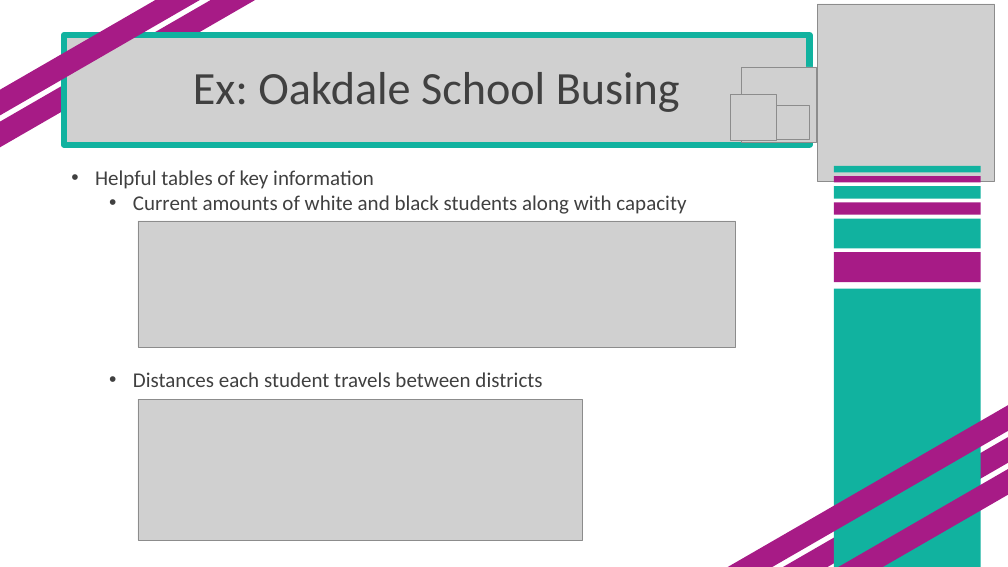
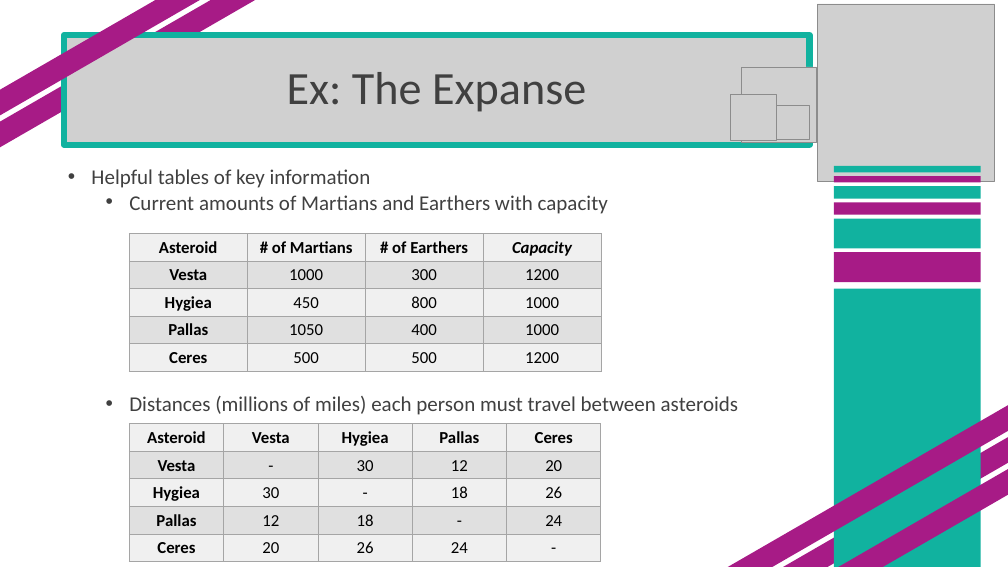
Before and after one commit to SuperMarioGiacomazzo/STOR305_WEBSITE, a slide deck: slide 17 of Lectures/Lecture 16/Lecture 16.pptx (slide 16 before the commit). Drawn at 1008x567 pixels with LibreOffice and Linux fonts; fonts in the diff are those of the drawing; grey boxes stand for pictures. Boxes give left, top, right and bottom in pixels: in the first picture for what was removed or moved away, otherwise in the second. Text is boxed around its words. In the diff, an @@ line names an element or a change of style, - is before the commit and + after.

```diff
--- a/Lectures/Lecture 16/Lecture 16.pptx
+++ b/Lectures/Lecture 16/Lecture 16.pptx
@@ title at (287,72,586,112): text changed @@
-Ex: Oakdale School Busing
+Ex: The Expanse
@@ text at (129,195,739,415): text changed @@
-  • Current amounts of white and black students along with capacity
-  • Distances each student travels between districts
+  • Current amounts of Martians and Earthers with capacity
+  • Distances (millions of miles) each person must travel between asteroids
@@ table added at (129,234,601,371), 5 rows, 4 columns @@
+Asteroid | # of Martians | # of Earthers | Capacity
+Vesta | 1000 | 300 | 1200
+Hygiea | 450 | 800 | 1000
+Pallas | 1050 | 400 | 1000
+Ceres | 500 | 500 | 1200
@@ picture removed at (138,221,736,347) @@
@@ picture removed at (138,399,582,540) @@
@@ table added at (129,423,602,561), 5 rows, 5 columns @@
+Asteroid | Vesta | Hygiea | Pallas | Ceres
+Vesta | - | 30 | 12 | 20
+Hygiea | 30 | - | 18 | 26
+Pallas | 12 | 18 | - | 24
+Ceres | 20 | 26 | 24 | -
```
Also in this commit, not shown: 6 other slides changed, 2 slides added, 1 slide removed, 6 other files.
